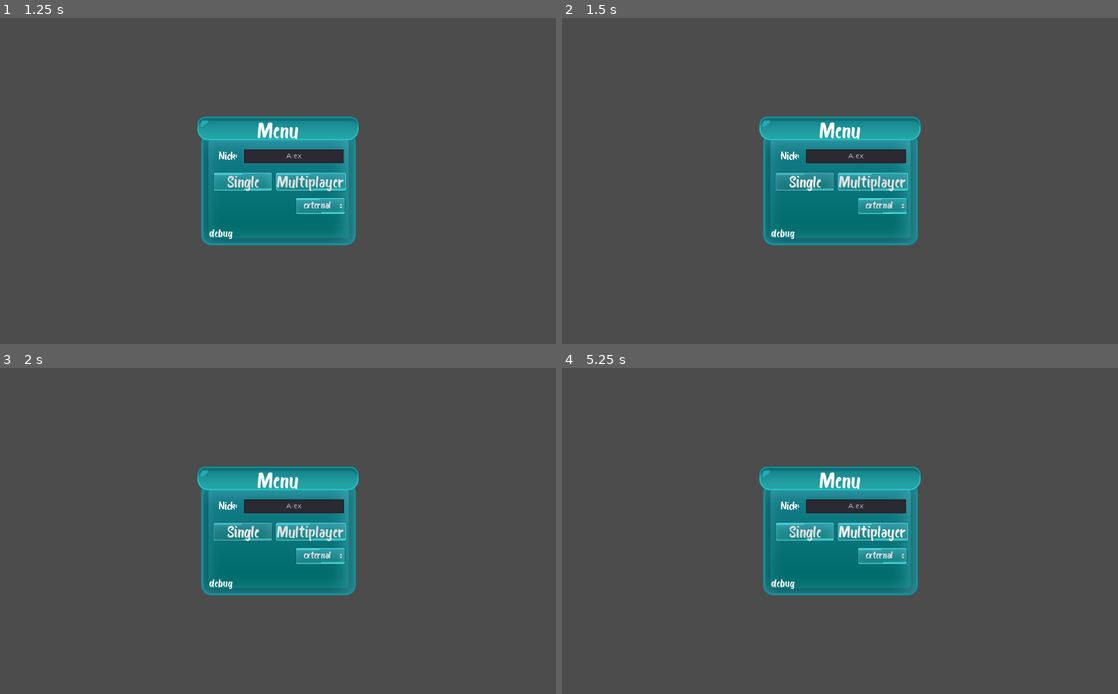
Above: before the commit, frames 1-4 (two rows, left to right).
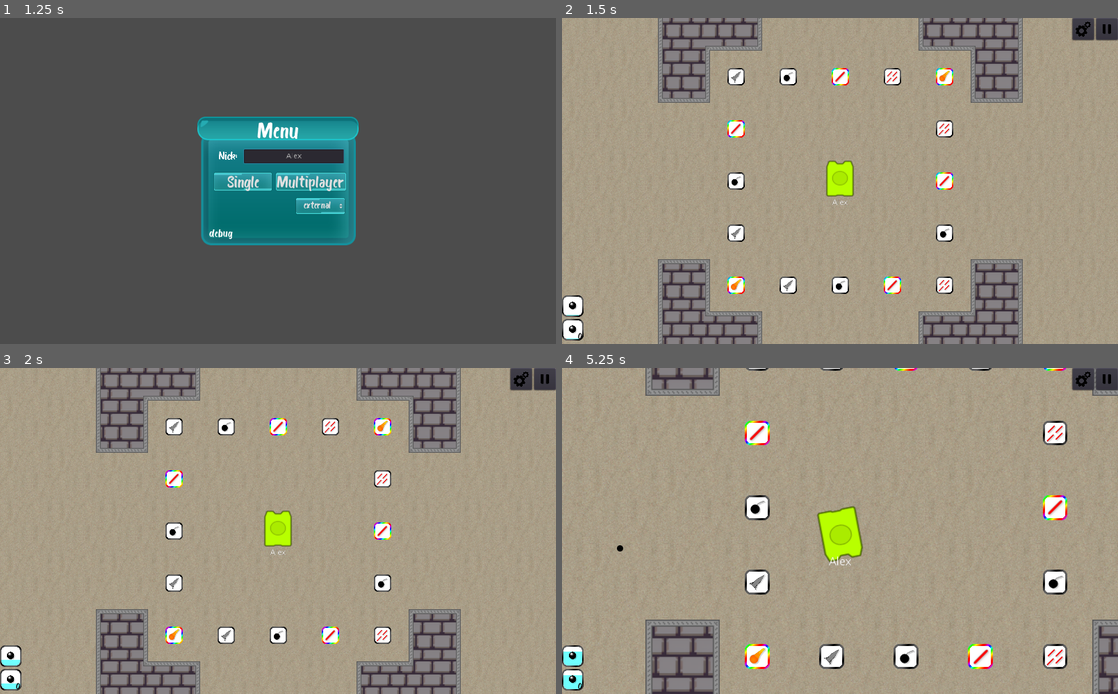
Above: after the commit, the same moments.

Repository: mm-102/godot_tanks
Game: Godot game, scene res://GameModeMaster.tscn
The game is run twice, just before and just after one commit, with the same random seed, the same clock (stepped at 60 frames per second) and the same inputs.
Inputs (mouse positions are in pixels of both pictures, inside the frame that each line leads up to):
- Up to frame 1 (1.25 s): click (294, 154) at 0.52 s; type "Alex" at 0.6 s
- Up to frame 2 (1.5 s): click "Single" at 1.25 s
- Up to frame 3 (2 s): no input
- Up to frame 4 (5.25 s): click (806, 531) at 2 s, where only the run before the commit has a clickable "Single"; tap Enter at 2.75 s; move the mouse to (962, 514) at 2.77 s; press the mouse at (962, 514) at 2.78 s; hold D (p_right) 2.78-3.53 s; move the mouse to (728, 547) at 3.52 s; release the mouse at (728, 547) at 3.53 s; hold S (p_backward) 3.53-4.28 s; tap Tab (Scoreboard) at 3.6 s; click (728, 547) at 3.8 s; move the mouse to (895, 459) at 4.27 s; press the mouse at (895, 459) at 4.28 s; hold D (p_right) 4.28-5.03 s; move the mouse to (812, 596) at 5.02 s; release the mouse at (812, 596) at 5.03 s; hold W (p_forward) from 5.03 s (still down); tap Mouse wheel up (p_zoom_in) at 5.1 s

Frame 1 is identical in both runs. In frame 2, 97% of the frame differs, in the area x 0-100%, y 0-100%; in frame 3, 97%; in frame 4, 98%.
Error before the commit: Parse Error: Can't preload resource at path: res://Singleplayer/Main.tscn (res://GameModeMaster.gd:6)

Commit message:
Add basic movement to tank + some changes 🚀

Diff:
--- /dev/null
+++ b/Global/global_varibles.gd
@@ -0,0 +1,3 @@
+extends Node
+
+var is_multiplayer = false
--- a/Player/Tank/Tank.tscn
+++ b/Player/Tank/Tank.tscn
@@ -1,6 +1,6 @@
 [gd_scene load_steps=13 format=2]
 
-[ext_resource path="res://textures/wovri/svg/tank_base.svg" type="Texture" id=1]
+[ext_resource path="res://textures/wovri/svg/tank.svg" type="Texture" id=1]
 [ext_resource path="res://Player/Tank/Tank.gd" type="Script" id=2]
 [ext_resource path="res://textures/tank_turret.png" type="Texture" id=3]
 [ext_resource path="res://Player/Tank/Turret.gd" type="Script" id=4]
--- a/Player/Tank/Tank2.tscn
+++ b/Player/Tank/Tank2.tscn
@@ -1,8 +1,9 @@
-[gd_scene load_steps=4 format=2]
+[gd_scene load_steps=5 format=2]
 
 [ext_resource path="res://textures/wovri/svg/tank.svg" type="Texture" id=1]
 [ext_resource path="res://Player/Tank/tank2.gd" type="Script" id=2]
 [ext_resource path="res://Player/Tank/TurretManager.gd" type="Script" id=3]
+[ext_resource path="res://Player/Tank/tank_multiplayer_manager.gd" type="Script" id=4]
 
 [node name="Tank" type="KinematicBody2D"]
 position = Vector2( 146, 138 )
@@ -19,3 +20,14 @@
 
 [node name="Collision" type="CollisionPolygon2D" parent="."]
 polygon = PoolVector2Array( -19.7156, -34.9646, -20.9309, -33.9973, -24.6254, -24.2097, -24.9514, -22.9259, -25, 33.093 …(365 unchanged characters)…
+
+[node name="MultiplayerManager" type="Node" parent="."]
+script = ExtResource( 4 )
+tank_node = NodePath("..")
+rotor_node = NodePath("../Rotor")
+turret_rotor_node = NodePath("../Rotor/TurretPlace")
+
+[node name="SendTimer" type="Timer" parent="MultiplayerManager"]
+wait_time = 0.05
+
+[connection signal="timeout" from="MultiplayerManager/SendTimer" to="MultiplayerManager" method="_on_SendTimer_timeout"]
--- /dev/null
+++ b/Player/Tank/TankTops/rotate_at_mouse.gd
@@ -0,0 +1,4 @@
+extends Node2D
+
+func _process(_delta):
+	self.look_at(get_global_mouse_position())
--- /dev/null
+++ b/Player/Tank/TankTops/rotate_at_mouse.tscn
@@ -0,0 +1,6 @@
+[gd_scene load_steps=2 format=2]
+
+[ext_resource path="res://Player/Tank/TankTops/rotate_at_mouse.gd" type="Script" id=1]
+
+[node name="RotateAtMouse" type="Node2D"]
+script = ExtResource( 1 )
--- a/Player/Tank/TankTops/top.gd
+++ b/Player/Tank/TankTops/top.gd
@@ -1,7 +1,13 @@
 extends Node2D
 
-export var move_with_mouse: Array
+var is_shooting_locked = false
 
+func get_turret_global_rotation() -> float:
+	return $RotateAtMouse.global_rotation
 
-func _process(delta):
-	$Rotor.look_at(get_global_mouse_position())
+func _unhandled_input(event):
+	if event.is_action_pressed("p_shoot") and not is_shooting_locked:
+#		if GameSettings.Dynamic.Ammunition[special_ammo[ammo_slot].type].has("ChargeTime"):
+#			call_deferred("_charge_shoot")
+#			return
+		call_deferred("shoot")
--- a/Player/Tank/TankTops/top_bomb.tscn
+++ b/Player/Tank/TankTops/top_bomb.tscn
@@ -1,20 +1,21 @@
-[gd_scene load_steps=4 format=2]
+[gd_scene load_steps=5 format=2]
 
 [ext_resource path="res://textures/wovri/svg/turret_bomb_light.svg" type="Texture" id=1]
 [ext_resource path="res://textures/wovri/svg/turret_bomb.svg" type="Texture" id=2]
 [ext_resource path="res://Player/Tank/TankTops/top.gd" type="Script" id=3]
+[ext_resource path="res://Player/Tank/TankTops/rotate_at_mouse.tscn" type="PackedScene" id=4]
 
 [node name="TopBomb" type="Node2D"]
 script = ExtResource( 3 )
 
-[node name="Rotor" type="Node2D" parent="."]
+[node name="RotateAtMouse" parent="." instance=ExtResource( 4 )]
 
-[node name="TurretBomb" type="Sprite" parent="Rotor"]
+[node name="TurretBomb" type="Sprite" parent="RotateAtMouse"]
 rotation = 1.5708
 scale = Vector2( 0.1, 0.1 )
 texture = ExtResource( 2 )
 
-[node name="TurretBombLight" type="Sprite" parent="Rotor"]
+[node name="TurretBombLight" type="Sprite" parent="RotateAtMouse"]
 rotation = 1.5708
 scale = Vector2( 0.1, 0.1 )
 texture = ExtResource( 1 )
--- a/Player/Tank/TankTops/top_bullet.tscn
+++ b/Player/Tank/TankTops/top_bullet.tscn
@@ -1,21 +1,21 @@
-[gd_scene load_steps=4 format=2]
+[gd_scene load_steps=5 format=2]
 
 [ext_resource path="res://textures/wovri/svg/turret_bullet_light.svg" type="Texture" id=1]
 [ext_resource path="res://textures/wovri/svg/turret_bullet.svg" type="Texture" id=2]
 [ext_resource path="res://Player/Tank/TankTops/top.gd" type="Script" id=3]
+[ext_resource path="res://Player/Tank/TankTops/rotate_at_mouse.tscn" type="PackedScene" id=4]
 
 [node name="TopBullet" type="Node2D"]
 script = ExtResource( 3 )
-move_with_mouse = [ NodePath("Rotor/TurretBullet"), NodePath("Rotor/TurretBulletLight") ]
 
-[node name="Rotor" type="Node2D" parent="."]
+[node name="RotateAtMouse" parent="." instance=ExtResource( 4 )]
 
-[node name="TurretBullet" type="Sprite" parent="Rotor"]
+[node name="TurretBullet" type="Sprite" parent="RotateAtMouse"]
 rotation = 1.5708
 scale = Vector2( 0.1, 0.1 )
 texture = ExtResource( 2 )
 
-[node name="TurretBulletLight" type="Sprite" parent="Rotor"]
+[node name="TurretBulletLight" type="Sprite" parent="RotateAtMouse"]
 rotation = 1.5708
 scale = Vector2( 0.1, 0.1 )
 texture = ExtResource( 1 )
--- a/Player/Tank/TankTops/top_fireball.tscn
+++ b/Player/Tank/TankTops/top_fireball.tscn
@@ -1,20 +1,21 @@
-[gd_scene load_steps=4 format=2]
+[gd_scene load_steps=5 format=2]
 
 [ext_resource path="res://textures/wovri/svg/turret_fireball_light.svg" type="Texture" id=1]
 [ext_resource path="res://textures/wovri/svg/turret_fireball.svg" type="Texture" id=2]
 [ext_resource path="res://Player/Tank/TankTops/top.gd" type="Script" id=3]
+[ext_resource path="res://Player/Tank/TankTops/rotate_at_mouse.tscn" type="PackedScene" id=4]
 
 [node name="TopFireball" type="Node2D"]
 script = ExtResource( 3 )
 
-[node name="Rotor" type="Node2D" parent="."]
+[node name="RotateAtMouse" parent="." instance=ExtResource( 4 )]
 
-[node name="TurretFireball" type="Sprite" parent="Rotor"]
+[node name="TurretFireball" type="Sprite" parent="RotateAtMouse"]
 rotation = 1.5708
 scale = Vector2( 0.1, 0.1 )
 texture = ExtResource( 2 )
 
-[node name="TurretFireballLight" type="Sprite" parent="Rotor"]
+[node name="TurretFireballLight" type="Sprite" parent="RotateAtMouse"]
 rotation = 1.5708
 scale = Vector2( 0.1, 0.1 )
 texture = ExtResource( 1 )
--- a/Player/Tank/TankTops/top_laser.tscn
+++ b/Player/Tank/TankTops/top_laser.tscn
@@ -1,20 +1,21 @@
-[gd_scene load_steps=4 format=2]
+[gd_scene load_steps=5 format=2]
 
 [ext_resource path="res://textures/wovri/svg/turret_laser.svg" type="Texture" id=1]
 [ext_resource path="res://textures/wovri/svg/turret_laser_light.svg" type="Texture" id=2]
 [ext_resource path="res://Player/Tank/TankTops/top.gd" type="Script" id=3]
+[ext_resource path="res://Player/Tank/TankTops/rotate_at_mouse.tscn" type="PackedScene" id=4]
 
 [node name="TopLaser" type="Node2D"]
 script = ExtResource( 3 )
 
-[node name="Rotor" type="Node2D" parent="."]
+[node name="RotateAtMouse" parent="." instance=ExtResource( 4 )]
 
-[node name="TurretLaser" type="Sprite" parent="Rotor"]
+[node name="TurretLaser" type="Sprite" parent="RotateAtMouse"]
 rotation = 1.5708
 scale = Vector2( 0.1, 0.1 )
 texture = ExtResource( 1 )
 
-[node name="TurretLaserLight" type="Sprite" parent="Rotor"]
+[node name="TurretLaserLight" type="Sprite" parent="RotateAtMouse"]
 rotation = 1.5708
 scale = Vector2( 0.1, 0.1 )
 texture = ExtResource( 2 )
--- a/Player/Tank/TankTops/top_rocket.tscn
+++ b/Player/Tank/TankTops/top_rocket.tscn
@@ -1,9 +1,10 @@
-[gd_scene load_steps=5 format=2]
+[gd_scene load_steps=6 format=2]
 
 [ext_resource path="res://textures/wovri/svg/turret_rocket_full.svg" type="Texture" id=1]
 [ext_resource path="res://textures/wovri/svg/turret_rocket_empty.svg" type="Texture" id=2]
 [ext_resource path="res://textures/wovri/svg/turret_rocket_light.svg" type="Texture" id=3]
 [ext_resource path="res://Player/Tank/TankTops/top.gd" type="Script" id=4]
+[ext_resource path="res://Player/Tank/TankTops/rotate_at_mouse.tscn" type="PackedScene" id=5]
 
 [node name="TopRocket" type="Node2D"]
 script = ExtResource( 4 )
@@ -12,14 +13,14 @@
 scale = Vector2( 0.1, 0.1 )
 texture = ExtResource( 3 )
 
-[node name="Rotor" type="Node2D" parent="."]
+[node name="RotateAtMouse" parent="." instance=ExtResource( 5 )]
 
-[node name="TurretRocketEmpty" type="Sprite" parent="Rotor"]
+[node name="TurretRocketEmpty" type="Sprite" parent="RotateAtMouse"]
 rotation = 1.5708
 scale = Vector2( 0.1, 0.1 )
 texture = ExtResource( 2 )
 
-[node name="TurretRocketFull" type="Sprite" parent="Rotor"]
+[node name="TurretRocketFull" type="Sprite" parent="RotateAtMouse"]
 rotation = 1.5708
 scale = Vector2( 0.1, 0.1 )
 texture = ExtResource( 1 )
--- a/Player/Tank/TurretManager.gd
+++ b/Player/Tank/TurretManager.gd
@@ -8,12 +8,17 @@
 	Ammunition.TYPES.ROCKET: preload("res://Player/Tank/TankTops/top_rocket.tscn").instance(),
 }
 var current_turret: int setget set_current_turret
+var current_turret_node = null
 func set_current_turret(new):
 	if turrets.has(new):
 		current_turret = new
 		for child in self.get_children():
 			self.remove_child(child)
+		current_turret_node = turrets[current_turret]
 		self.add_child(turrets[current_turret])
 
 func _ready():
 	set_current_turret(Ammunition.TYPES.BULLET)
+
+func get_turret_rotation() -> float:
+	return current_turret_node.get_turret_global_rotation()
--- a/Player/Tank/tank2.gd
+++ b/Player/Tank/tank2.gd
@@ -10,7 +10,6 @@
 func _physics_process(delta):
 	movement(delta)
 
-
 func movement(delta):
 	var velocity: Vector2 = Vector2.ZERO
 	var y_direction = Input.get_action_strength("p_backward") - Input.get_action_strength("p_forward")
@@ -21,4 +20,4 @@
 	collision.rotation = rotor.rotation
 	velocity = Vector2(0, y_direction * movement_speed).rotated(rotor.rotation)
 
-	move_and_slide(velocity)
+	var _x = move_and_slide(velocity)
--- /dev/null
+++ b/Player/Tank/tank_multiplayer_manager.gd
@@ -0,0 +1,28 @@
+extends Node
+
+export(NodePath) onready var tank_node = get_node(tank_node) as KinematicBody2D
+export(NodePath) onready var rotor_node = get_node(rotor_node) as Node2D
+export(NodePath) onready var turret_rotor_node = get_node(turret_rotor_node) as Node2D
+var is_multiplayer = false
+
+
+
+func _ready():
+	if is_multiplayer:
+		$SendTimer.start()
+
+func create_stance() -> Dictionary:
+	var stance = {
+		"T": OS.get_ticks_msec(),
+		"P": tank_node.position,
+		"R": rotor_node.rotation,
+		"TR": turret_rotor_node.get_turret_rotation(),
+	}
+	return stance
+
+func send_data():
+	var stance = create_stance()
+	Transfer.fetch_stance(stance)
+
+func _on_SendTimer_timeout():
+	send_data()
--- a/project.godot
+++ b/project.godot
@@ -52,6 +52,7 @@
 [autoload]
 
 Transfer="*res://Singletons/Transfer.tscn"
+GlobalVaribles="*res://Global/global_varibles.gd"
 
 [debug]
 
